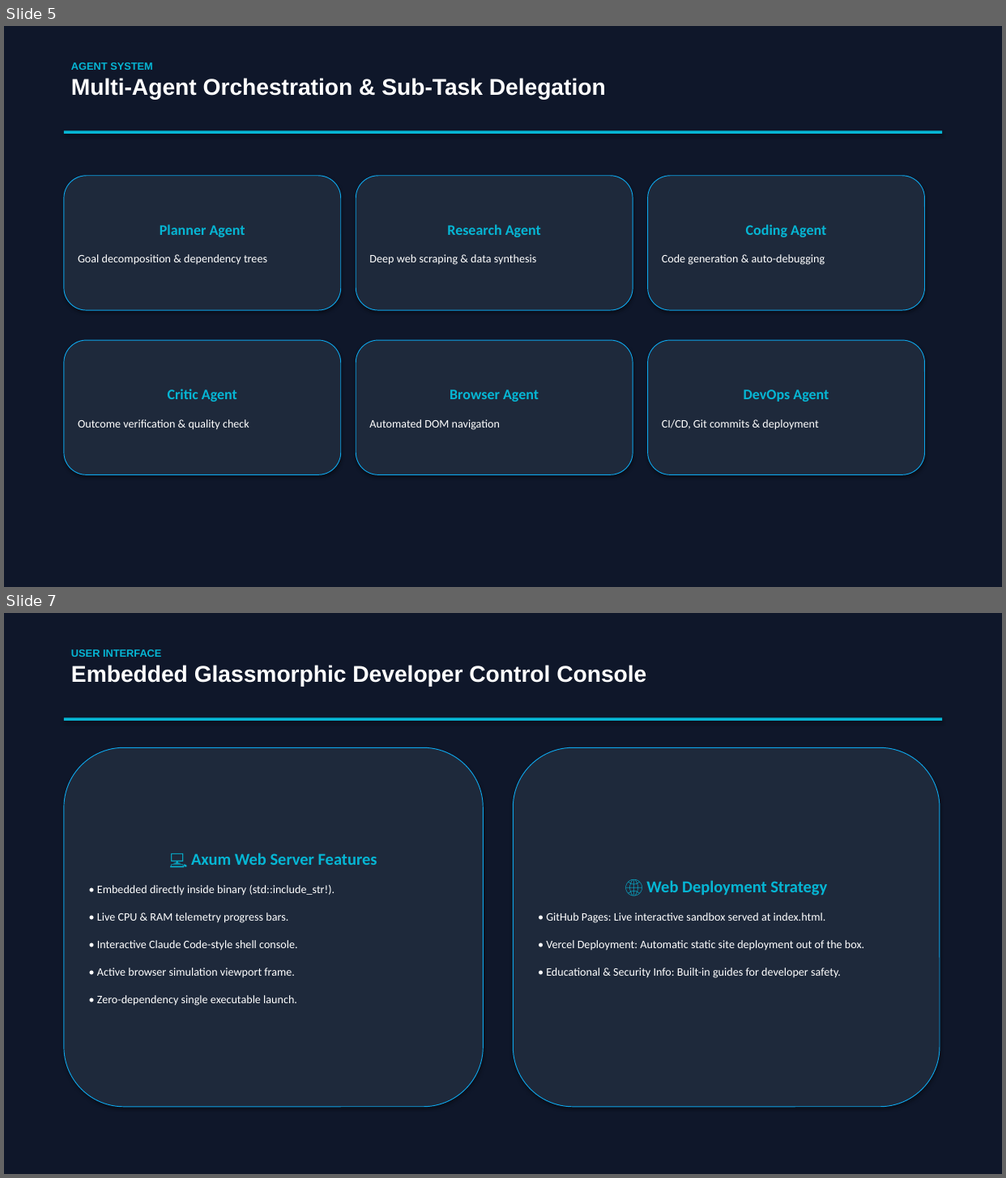
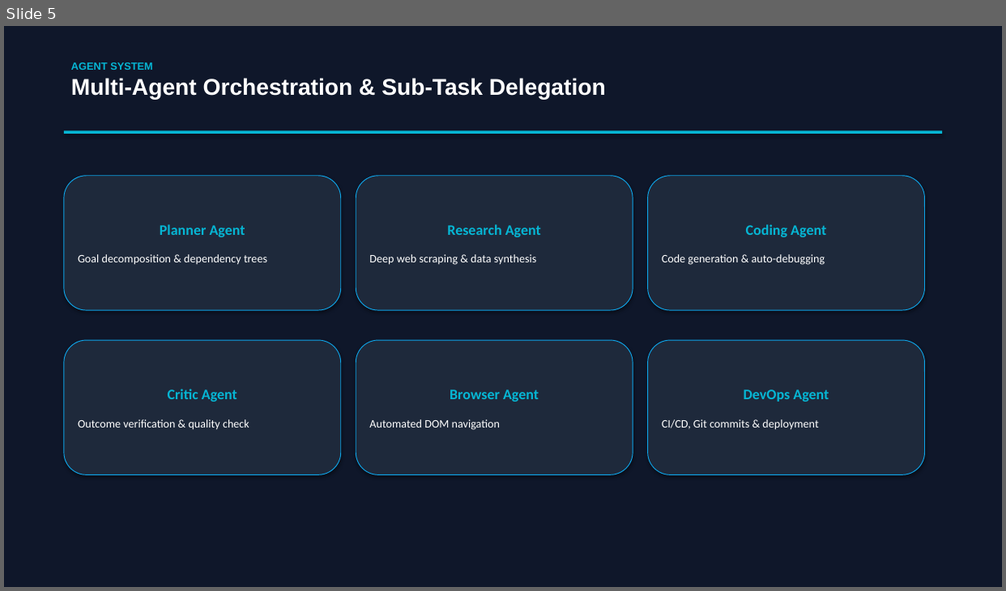
Before and after one commit to hamz963/Friday-AI, a slide deck: SLIDES.pptx. Shown one above the other, each under a label of ours: slides 5 and 7 before the commit, slide 5 after it; the slides between them are not shown. The pictures are 1006x1178 and 1006x591 pixels, drawn with LibreOffice and Linux fonts; fonts in the diff are those of the drawing. Boxes give left, top, right and bottom in pixels: in the first picture for what was removed or moved away, otherwise in the second. Text is boxed around its words. In the diff, an @@ line names an element or a change of style, - is before the commit and + after.

```diff
--- a/SLIDES.pptx
+++ b/SLIDES.pptx
@@ slide 7 removed at bbox=[4, 613, 1002, 1174], background #FFFFFF @@
@@ rectangle removed at bbox=[4, 613, 1002, 1174] @@
@@ text removed at bbox=[71, 649, 646, 687] @@
-USER INTERFACE
-Embedded Glassmorphic Developer Control Console
@@ rectangle removed at bbox=[64, 717, 942, 721] @@
@@ rounded rectangle removed at bbox=[64, 747, 484, 1107] @@
-💻 Axum Web Server Features
-• Embedded directly inside binary (std::include_str!).
-• Live CPU & RAM telemetry progress bars.
-• Interactive Claude Code-style shell console.
-• Active browser simulation viewport frame.
-• Zero-dependency single executable launch.
@@ rounded rectangle removed at bbox=[513, 747, 940, 1107] @@
-🌐 Web Deployment Strategy
-• GitHub Pages: Live interactive sandbox served at index.html.
-• Vercel Deployment: Automatic static site deployment out of the box.
-• Educational & Security Info: Built-in guides for developer safety.
```
Also in this commit, not shown: 2 slides changed, 2 slides added, 1 other slide removed, 4 other files.
